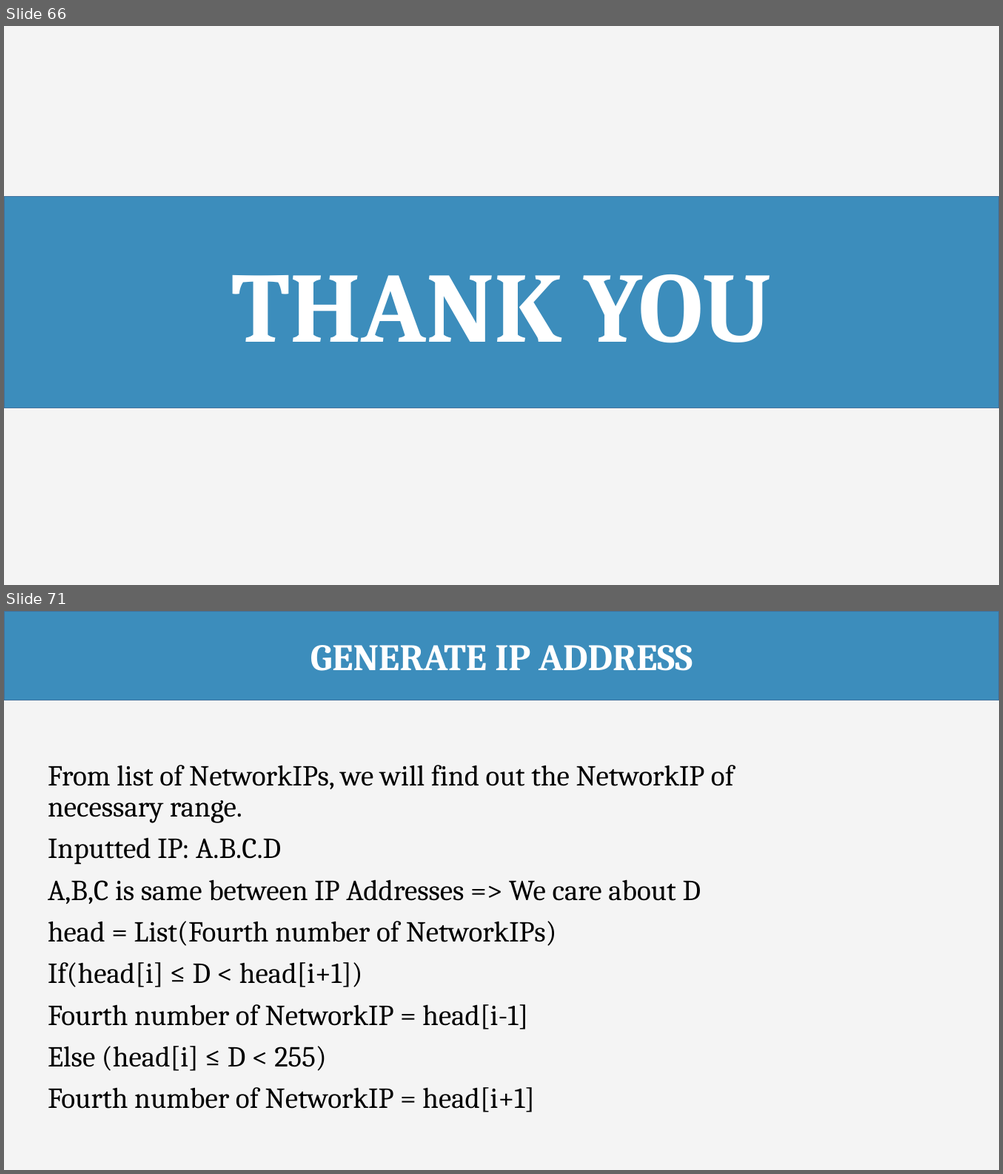
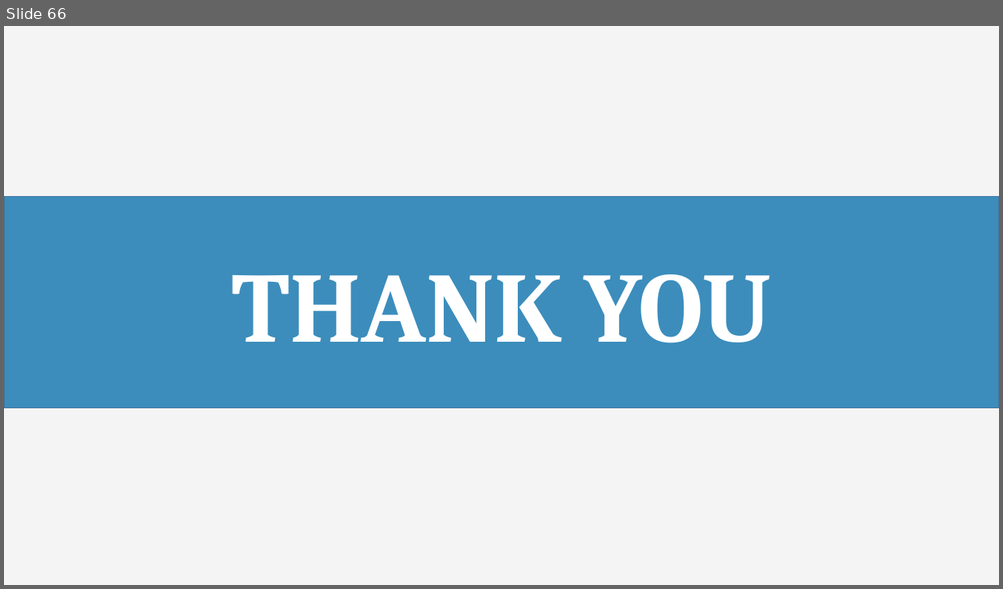
Before and after one commit to haltt051093/IMS-datacenter, a slide deck: Document/Presentation/IMS_20160408_Presentation.pptx. Shown one above the other, each under a label of ours: slides 66 and 71 before the commit, slide 66 after it; the slides between them are not shown. The pictures are 1003x1174 and 1003x589 pixels, drawn with LibreOffice and Linux fonts; fonts in the diff are those of the drawing. Boxes give left, top, right and bottom in pixels: in the first picture for what was removed or moved away, otherwise in the second. Text is boxed around its words. In the diff, an @@ line names an element or a change of style, - is before the commit and + after.

```diff
--- a/Document/Presentation/IMS_20160408_Presentation.pptx
+++ b/Document/Presentation/IMS_20160408_Presentation.pptx
@@ slide 71 removed at [4,611,999,1170], background #F4F4F4 @@
@@ rectangle removed at [4,611,999,701] @@
-GENERATE IP ADDRESS
@@ text removed at [48,765,734,1113] @@
-From list of NetworkIPs, we will find out the NetworkIP of necessary range.
-Inputted IP: A.B.C.D
-A,B,C is same between IP Addresses => We care about D
-head = List(Fourth number of NetworkIPs)
-If(head[i] ≤ D < head[i+1])
-Fourth number of NetworkIP = head[i-1]
-Else (head[i] ≤ D < 255)
-Fourth number of NetworkIP = head[i+1]
```
Also in this commit, not shown: 2 slides changed, 3 slides added, 4 other slides removed, 1 other file.
